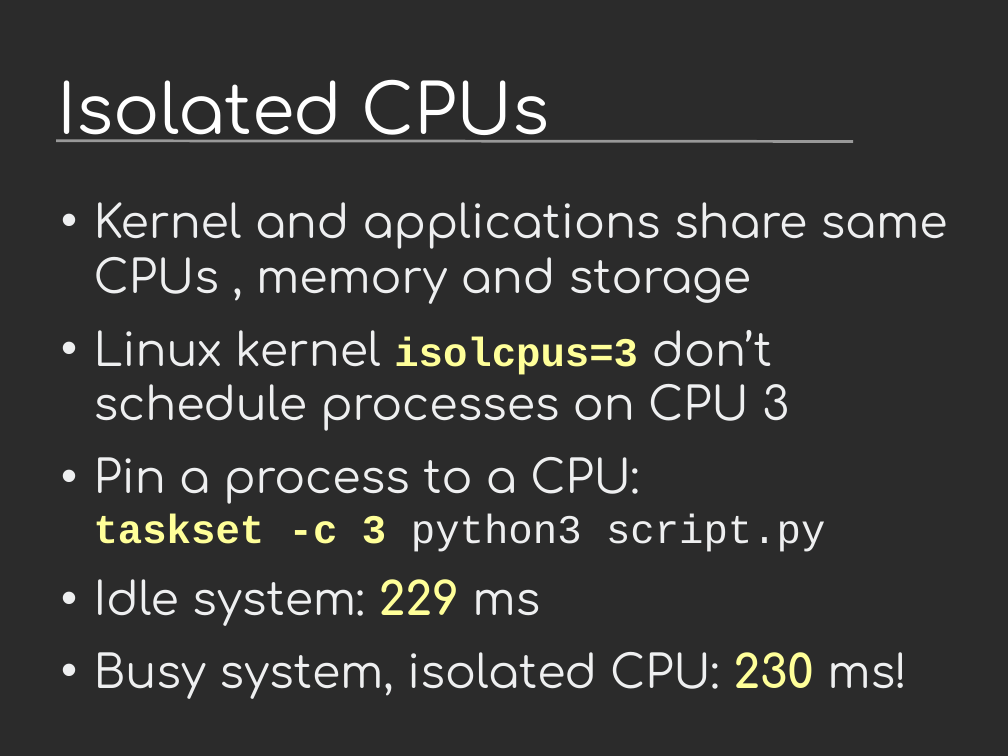
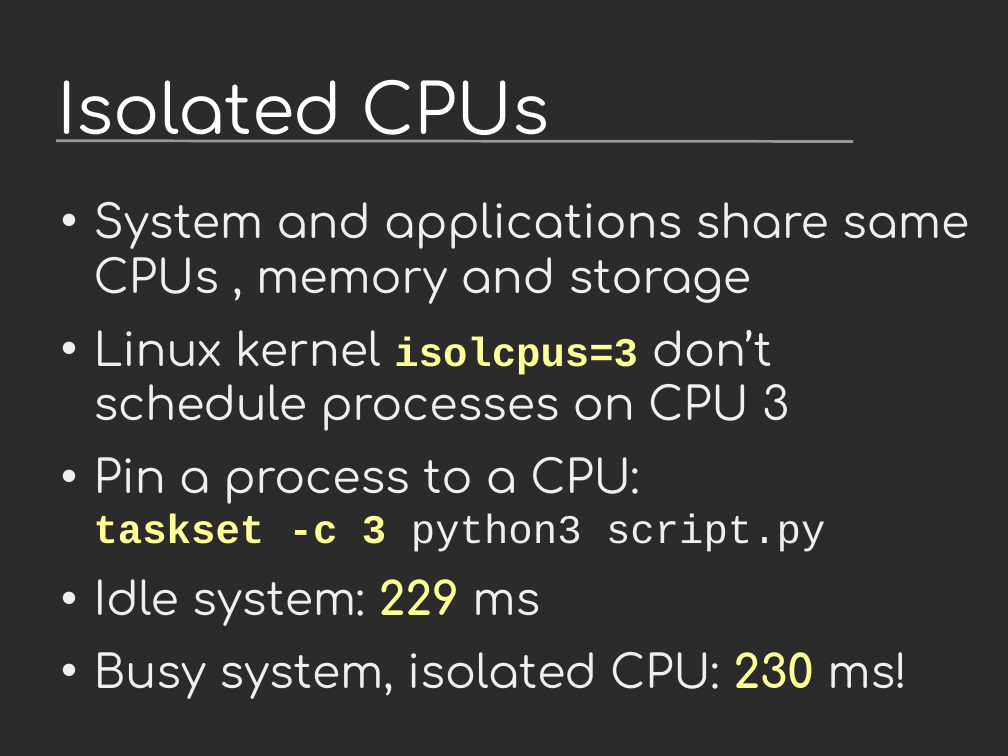
Before and after one commit to vstinner/talks, a slide deck: slide 6 of 2017-FOSDEM-Brussels/howto_run_stable_benchmarks.odp. Drawn at 1008x756 pixels with LibreOffice and Linux fonts; fonts in the diff are those of the drawing; background and template pictures are left out; a plain dark background stands for a picture behind light text. Boxes give left, top, right and bottom in pixels: in the first picture for what was removed or moved away, otherwise in the second. Text is boxed around its words. In the diff, an @@ line names an element or a change of style, - is before the commit and + after.

```diff
--- a/2017-FOSDEM-Brussels/howto_run_stable_benchmarks.odp
+++ b/2017-FOSDEM-Brussels/howto_run_stable_benchmarks.odp
@@ text at bbox=[94, 202, 969, 303]: text changed @@
-• Kernel and applications share same CPUs , memory and storage
+• System and applications share same CPUs , memory and storage
```
Also in this commit, not shown: 5 other slides changed, 2 slides added, 1 other file.
